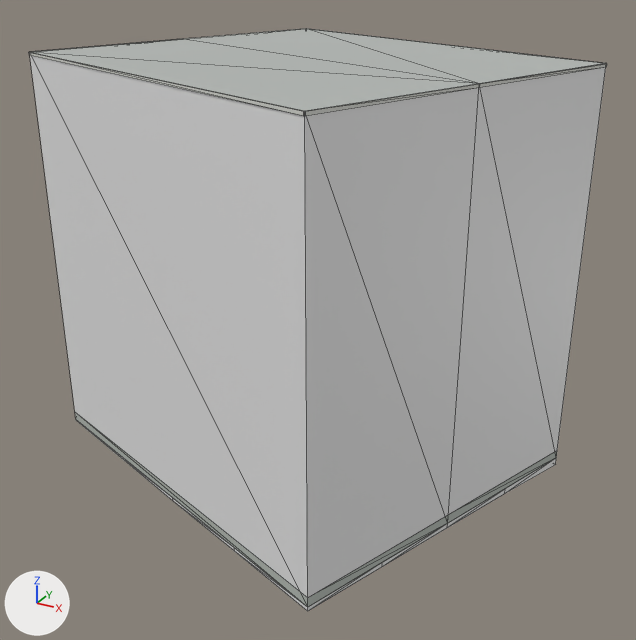
One commit to the glTF model public/models/buildings/osm-way-53921162.glb: the scene before it, then after it.
Both versions are drawn from a 50 mm lens placed at (15.4, -27.0, 18.9), pointed at (0.8, -0.4, 5.6). Every picture has the same lights, and +X, +Y and +Z are marked at lower left. The older version comes first. Mesh edges are drawn as thin lines. Where no turn or scale is listed for an object, it has been applied to the vertices. Vertices at exactly the same position are counted once.

Objects in the first picture: 'building foundation 53921162', 'reality 53921162 near reality aged pale plaster', 'reality 53921162 near reality concrete plinth', 'reality 53921162 near reality flat weathered roof', 'reality 53921162 near reality pale aluminum sill'.
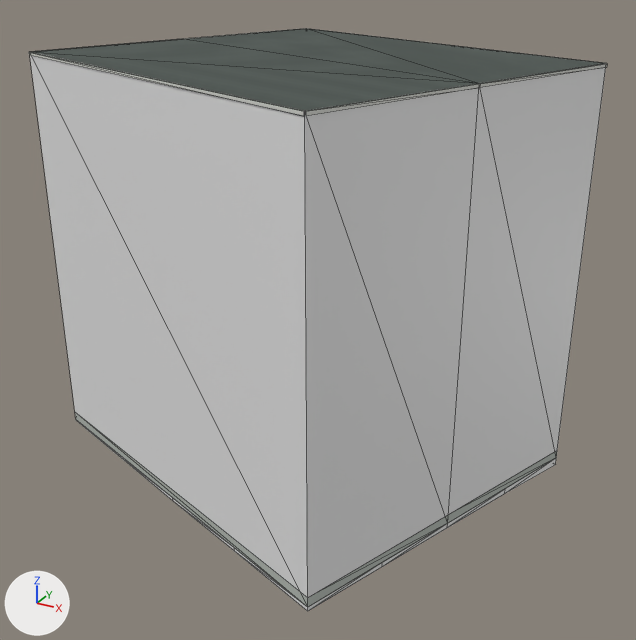
What the commit changed:
Picture 'roof-color' (img_roof_color) is new.
In material 'reality flat weathered roof' (mat_reality_flat_weathered_roof), base_color is no longer (0.451, 0.475, 0.455), grey #b3b7b4.
In material 'reality flat weathered roof' (mat_reality_flat_weathered_roof), texture is now set to img_roof_color.
me_reality_53921162_near_reality_pale_aluminum_sill is used by ob_reality_53921162_near_reality_pale_aluminum_sill; location (0.0, 0.0, 0.0).
me_reality_53921162_near_reality_pale_aluminum_sill had 24 vertices, 12 faces and spanned x -9.4..9.3, y -8.6..8.7, z 14.9..15.0.
me_reality_53921162_near_reality_pale_aluminum_sill now has 30 vertices, 24 faces and spans x -9.4..9.3, y -8.6..8.7, z 14.9..15.0.
Part 1, on me_reality_53921162_near_reality_pale_aluminum_sill:
11 faces are deleted.
6 vertices are added at (-7.1, 2.6, 15.0), (9.3, 3.4, 15.0), (7.1, -2.6, 15.0), (-9.3, -3.4, 15.0), (4.9, -8.6, 15.0), (-4.8, 8.6, 15.0).
23 new faces join them.

Pixel boxes [x1, y1, x2, y2] of what changed, in the pictures (636 x 640 px):
'reality 53921162 near reality flat weathered roof', surface changed (darker): [33, 28, 605, 111] in both
part 1 of me_reality_53921162_near_reality_pale_aluminum_sill, reshaped: [29, 28, 607, 116] in both
